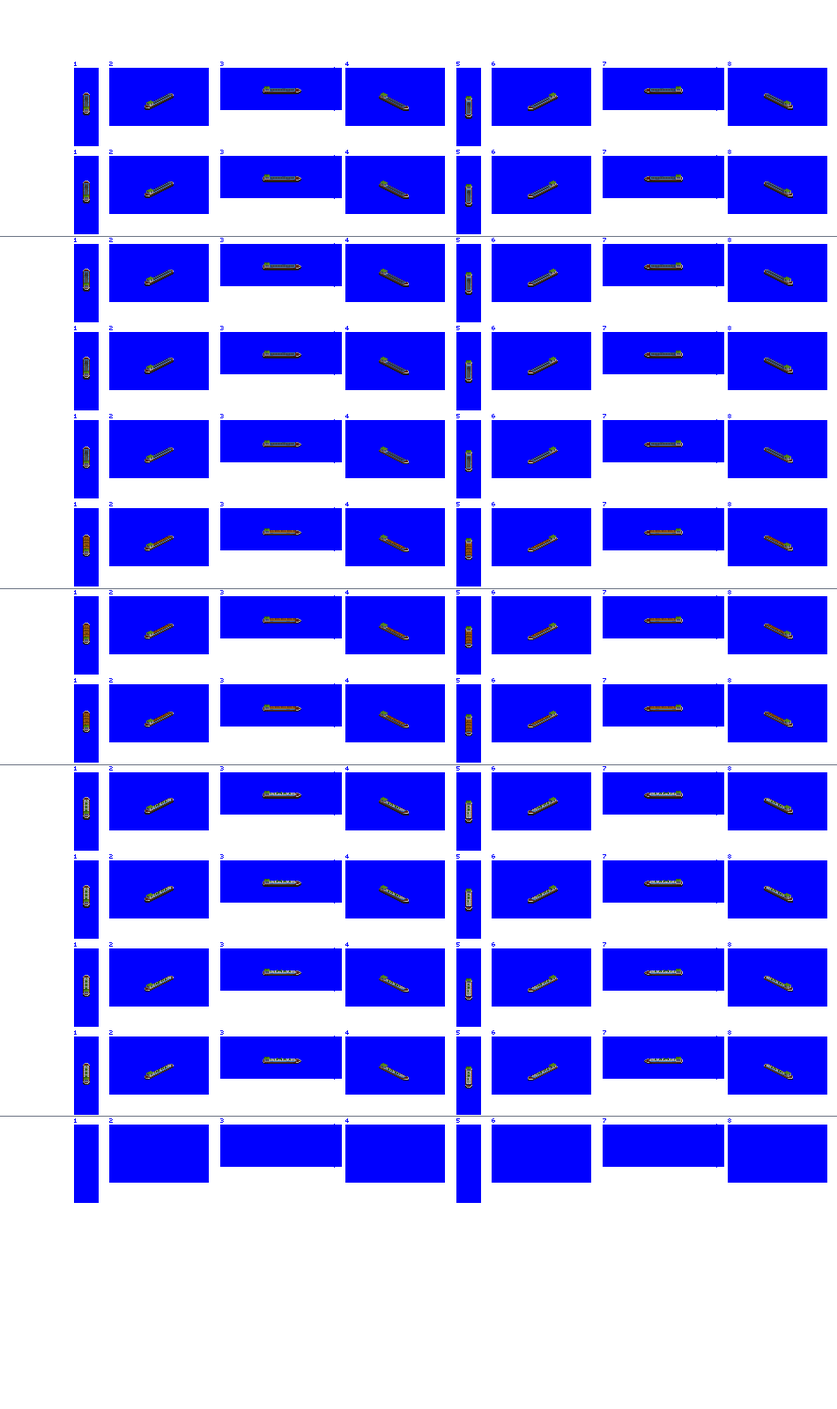
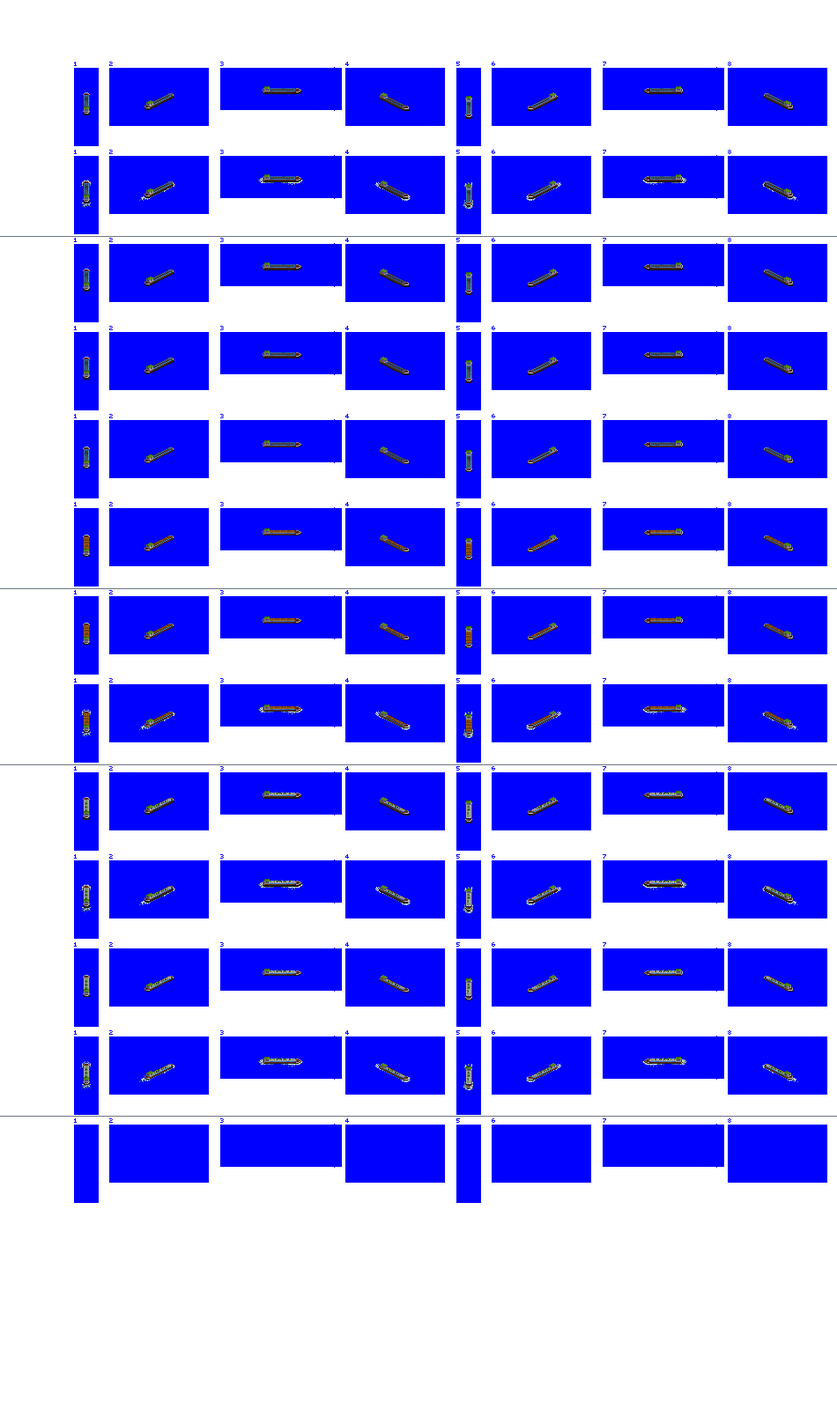
Layers edited between the first and the second 837×1409 image:
showed "prop / bow wash", moved it above "mask for loaded state", painted on it over bbox(80, 177, 799, 1091)
